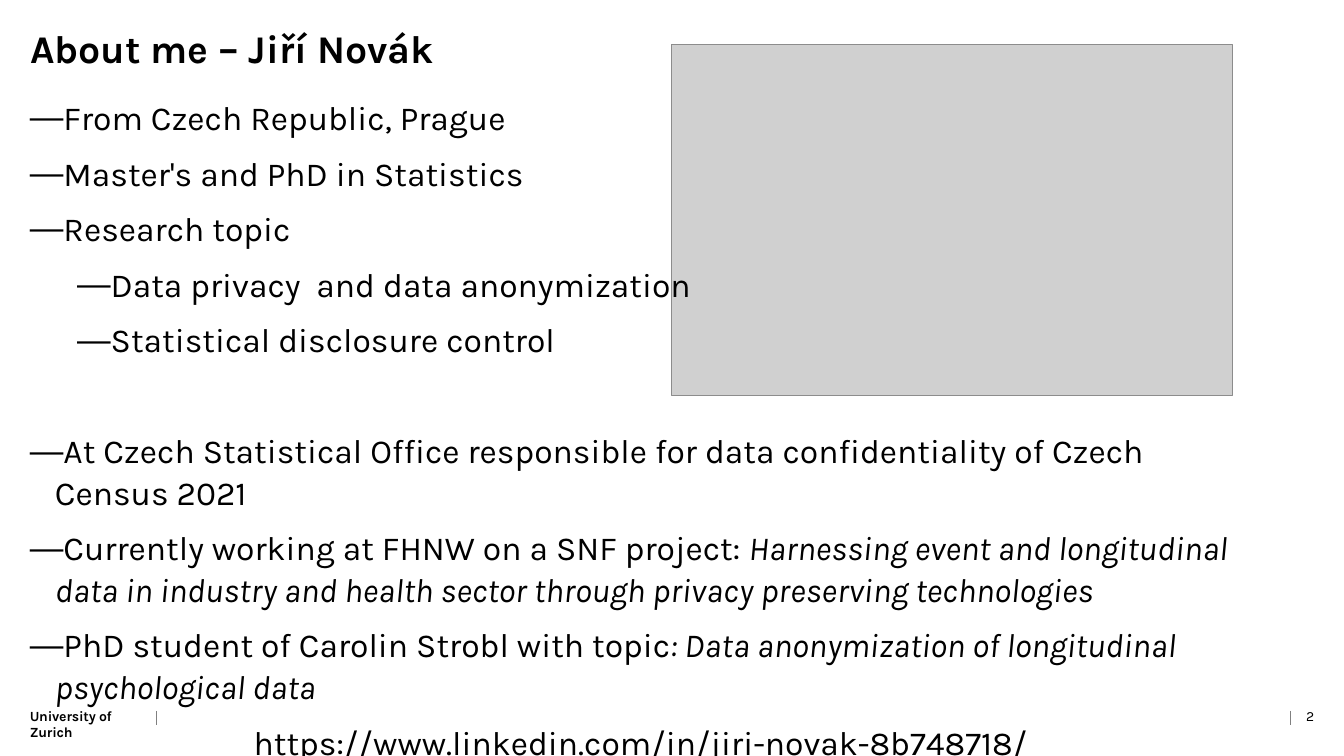
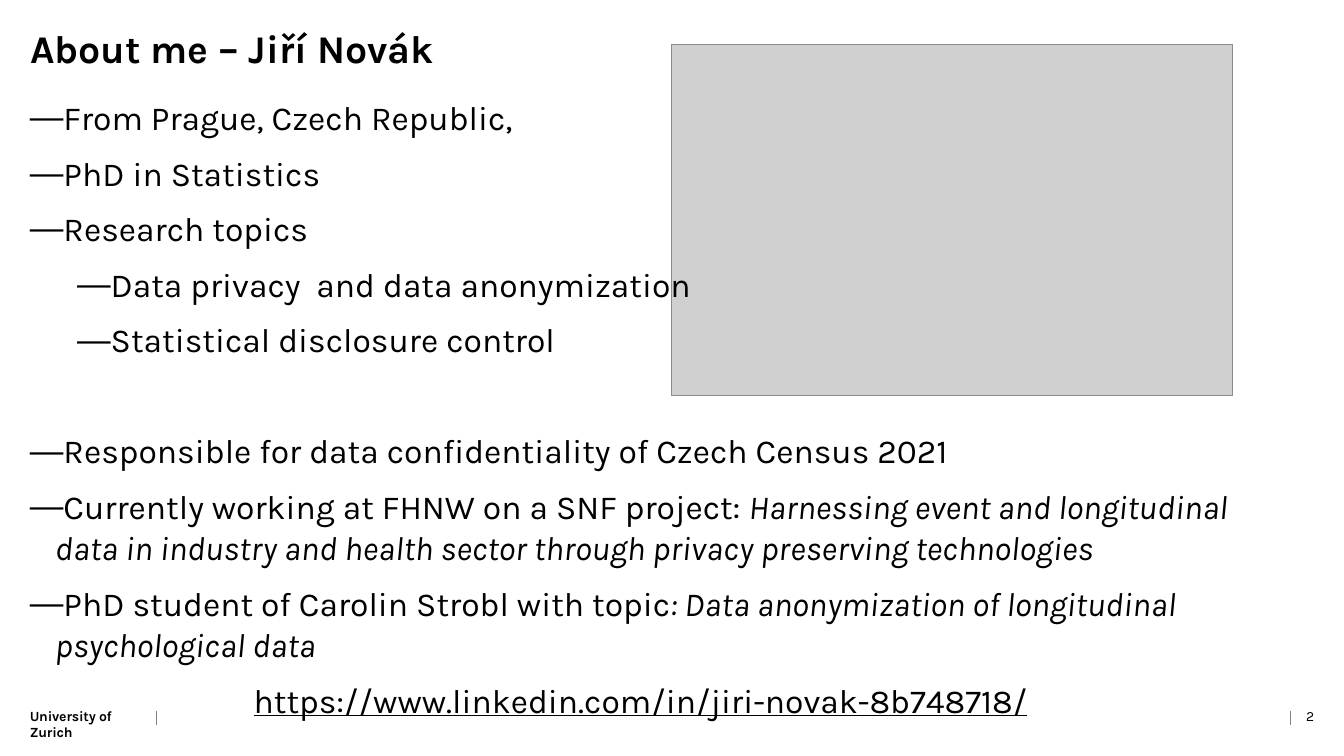
Before and after one commit to Kyoshido/2024_11-Python-project-Data-anonymization, a slide deck: slide 2 of Presentation/Presentation.pptx. Drawn at 1344x756 pixels with LibreOffice and Linux fonts; fonts in the diff are those of the drawing; grey boxes stand for pictures. Boxes give left, top, right and bottom in pixels: in the first picture for what was removed or moved away, otherwise in the second. Text is boxed around its words. In the diff, an @@ line names an element or a change of style, - is before the commit and + after.

```diff
--- a/Presentation/Presentation.pptx
+++ b/Presentation/Presentation.pptx
@@ text at (x1=63, y1=107, x2=512, y2=249): text changed @@
-  ― From Czech Republic, Prague
-  ― Master's and PhD in Statistics
-  ― Research topic
+  ― From Prague, Czech Republic,
+  ― PhD in Statistics
+  ― Research topics
@@ text at (x1=63, y1=440, x2=947, y2=472): text changed @@
-  ― At Czech Statistical Office responsible for data confidentiality of Czech Census 2021
+  ― Responsible for data confidentiality of Czech Census 2021
```
Also in this commit, not shown: 6 other slides changed, 1 slide added, 1 slide removed, 2 other files.
